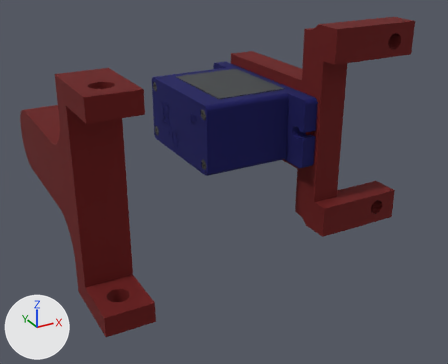
The COLLADA model robots/hydrus/urdf/mesh/modules/sensor/zed_mini_servo_up.dae as it was, and as the next commit left it.
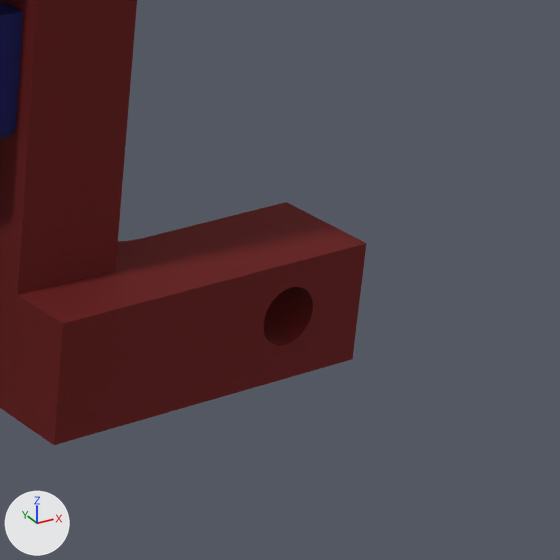
The first picture shows the older version from a camera (50 mm lens) standing at (-0.0733, -0.1011, 0.0347) and looking at (-0.0266, -0.0162, -0.0077). The close-ups show both versions on the part from 69% to 98% of the width and 37% to 72% of the height of that picture; other places that the commit changed are outside them. Lighting does not change. The marker at lower left points along +X, +Y and +Z. Where no turn or scale is listed for an object, it has been applied to the vertices.

Script lines for the objects in view, before the commit:
```python
me_geo_16 = bpy.data.meshes.new('geo_16')
me_geo_16.from_pydata(...)  # 2950 vertices, 5896 faces; spans x 0.0051..0.0162, y -0.016..0.016, z -0.0061..0.0061
me_geo_16.materials.append(mat_mtl10)  # dark blue #00005a
me_geo_2 = bpy.data.meshes.new('geo_2')
me_geo_2.from_pydata(...)  # 387 vertices, 790 faces; spans x -0.0025..0.0135, y -0.0243..0.0113, z -0.018..0.018
me_geo_2.materials.append(mat_mtl3)  # dark red #660000
ob_body_11 = bpy.data.objects.new('Body_11', me_geo_16)
ob_body_11.location = (-0.0193, -0.00515, 0.0)
ob_body_1_001 = bpy.data.objects.new('Body_1.001', me_geo_2)
ob_body_1_001.location = (-0.00915, -0.0007, 0.0)
```
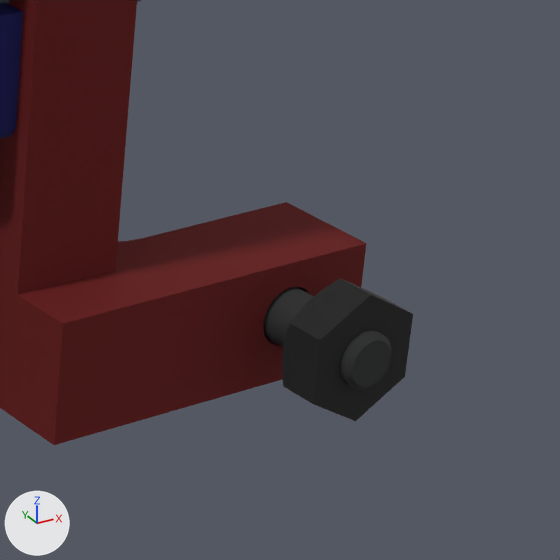
Pixel boxes [x1, y1, x2, y2] of what changed, in the close-ups (560 x 560 px):
'_3DGeom_620.001', added (black)
    after: [282, 278, 413, 421]
'Body_1.010', added (black)
    after: [264, 287, 391, 389]
'Body_11', unchanged, covered by the edit
    before: [0, 3, 23, 139]
'Body_9', unchanged, uncovered by the edit
    after: [0, 3, 23, 139]

What the commit changed:
Material 'Mtl19' (mat_mtl19) is new.
Its base color is (0.0237, 0.0247, 0.0257) (black #2b2c2c).
Its roughness is 0.9.
Material 'Mtl12' (mat_mtl12) is new.
Its base color is (0.01, 0.01, 0.01) (black #191919).
Its roughness is 0.9.
Mesh me_geo_12_1 is new.
It has 697 vertices, 1390 faces and spans x -0.00225..0.00225, y -0.00224..0.00224, z -0.008..0.0025.
It uses material mat_mtl19 (black #2b2c2c).
Mesh me_geo_9_1 is new.
It has 321 vertices, 514 faces and spans x -0.001..0.001, y -0.00289..0.00289, z -0.0025..0.0025.
It uses material mat_mtl12 (black #191919).
Object 'Body_1.010' (ob_body_1_010) is new; it shows me_geo_12_1.
Its parent is ob_csh_st_m2_5_8_001.
Its location is (0.0, 0.0, 0.0).
Object 'CSH-ST-M2_5-8.001' (ob_csh_st_m2_5_8_001) is new.
Its parent is ob_node.
Its location is (0.00035, -0.022, -0.015).
Its rotation in degrees is (-90, 157, 0).
Object '_3DGeom_620.001' (ob_3dgeom_620_001) is new; it shows me_geo_9_1.
Its parent is ob_body_1_009.
Its location is (0.0, 0.0, 0.0).
Object 'Body_1.009' (ob_body_1_009) is new.
Its parent is ob_slbnr2_5_001.
Its location is (0.0, 0.0, 0.0).
Object 'SLBNR2_5.001' (ob_slbnr2_5_001) is new.
Its parent is ob_node.
Its location is (0.00035, -0.0285, -0.015).
Its rotation in degrees is (90, 0, -90).
